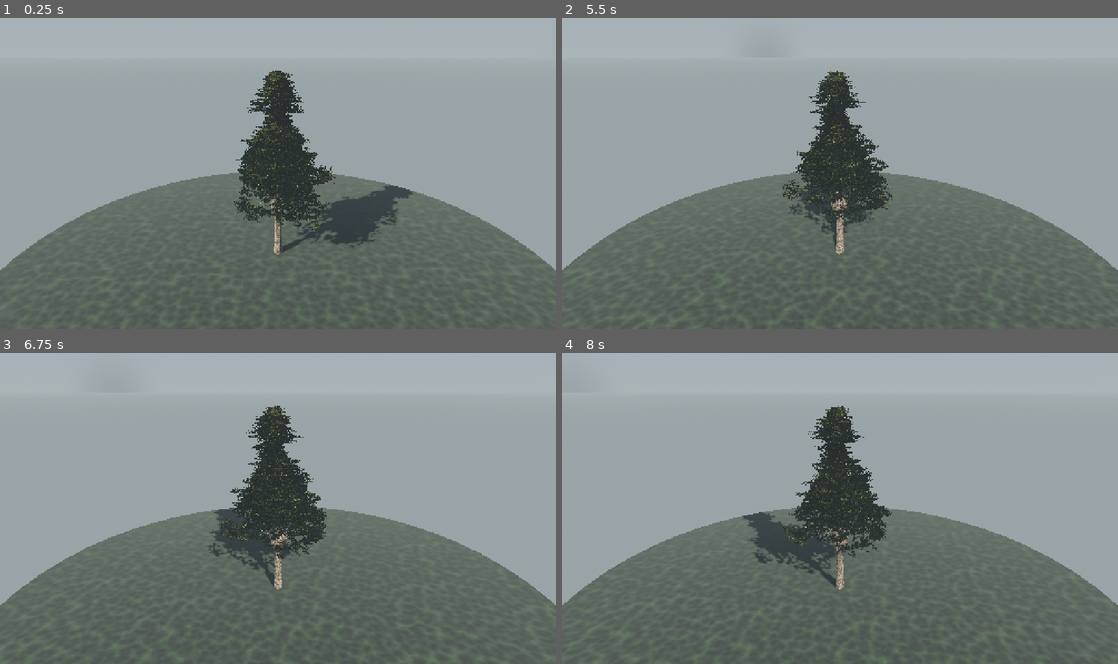
Above: before the commit, frames 1-4 (two rows, left to right).
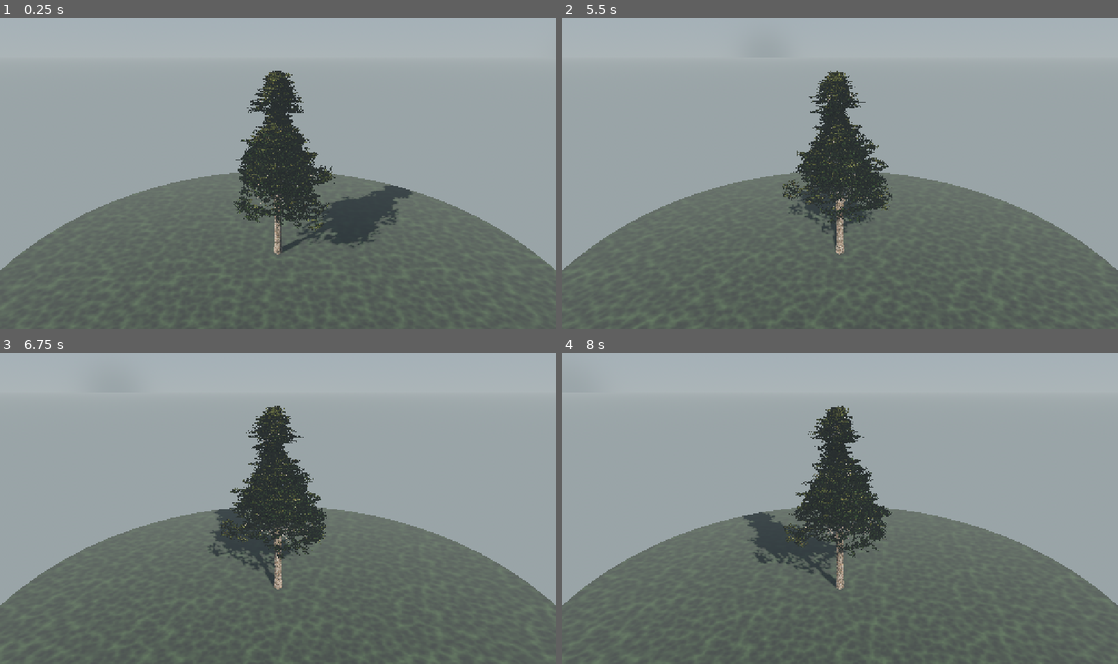
Above: after the commit, the same moments.

Repository: mehmetdem2005/Acik-dunya_oyun
Game: Godot game, scene res://scenes/world/pine_tree_scene.tscn
Same seed, same stepped clock (60 frames per second), same inputs: the game is played once before the commit and once after it. This scene is started directly instead of the project's main scene.
Inputs (mouse positions are in pixels of both pictures, inside the frame that each line leads up to):
- Up to frame 1 (0.25 s): no input
- Up to frame 2 (5.5 s): move the mouse to (962, 157) at 0.52 s; hold D 0.53-1.25 s; hold Shift 0.53-1.25 s; click (962, 157) at 0.67 s; tap Space at 0.77, 3.77 s; drag from (728, 189) to (812, 235) at 1.27 s; move the mouse to (895, 105) at 2.02 s; hold D 2.03-2.75 s; hold Shift 2.03-2.75 s; drag from (812, 235) to (673, 126) at 2.77 s; move the mouse to (1006, 220) at 3.52 s; hold A 3.53-4.25 s; hold Shift 3.53-4.25 s; drag from (673, 126) to (756, 95) at 4.27 s; move the mouse to (867, 173) at 5.02 s; hold S from 5.03 s (still down); hold Shift from 5.03 s (still down); click (867, 173) at 5.17 s
- Up to frame 3 (6.75 s): release S at 5.75 s; release Shift at 5.75 s; drag from (194, 430) to (166, 524) at 5.77 s; move the mouse to (400, 492) at 6.52 s; hold W from 6.53 s (still down); hold Shift from 6.53 s (still down)
- Up to frame 4 (8 s): tap Space at 6.77 s; release W at 7.25 s; release Shift at 7.25 s; drag from (728, 524) to (812, 570) at 7.27 s

The runs differ from the first frame. In frame 1, less than 0.1% of the frame differs, in the area x 48-60%, y 27-71%; in frame 2, 0.1%, in the area x 47-52%, y 27-69%; in frame 3, less than 0.1%; in frame 4, less than 0.1%.

Commit message:
Kavşak ince ayar: yöne-dönük tümsek + yaka aşırıydı -> gövde topaklanması giderildi
Godot'u bu ortama kurup (Xvfb + yazılım GL) sahneyi kendim render edip
gördüm: a28d530'daki burl (br*1.7) + yaka (r0*1.5,^2.4) çok güçlüydü,
gövde "eriyen mum/patates" gibi topaklanıyordu (regresyon).
- Tümsek: br*1.7 -> br*0.45, yön maskesi smoothstep(-0.15..) ->
  pow(max(cos),0)^3 (yalnız dalın baktığı dar sektör).
- Yaka: r0*1.5 ^2.4 -> r0*0.6 ^2.0 (yumuşak).
Sonuç (self-render ile doğrulandı): gövde temiz/inandırıcı, kavşak
dallar foliage'la doğal örtülüyor; silüet konik. Çubuk/blob gitti.

https://claude.ai/code/session_01SAupt6yXBr9DzE6Ykd1e1F

Diff:
--- a/mouse_open_world_clean_project/scripts/world/pine/pine_mesh.gd
+++ b/mouse_open_world_clean_project/scripts/world/pine/pine_mesh.gd
@@ -120,8 +120,8 @@
 		elif lvl == 1 and not bool(stem.get("is_root", false)):
 			# Dal-gövde YAKASI: dipte yumuşak şişme + hızlı incelme ->
 			# dal gövdeye saplanmış çubuk değil, organik bağlanır.
-			rad0 += r0 * 1.5 * pow(maxf(1.0 - f0 * 4.5, 0.0), 2.4)
-			rad1 += r0 * 1.5 * pow(maxf(1.0 - f1 * 4.5, 0.0), 2.4)
+			rad0 += r0 * 0.6 * pow(maxf(1.0 - f0 * 5.0, 0.0), 2.0)
+			rad1 += r0 * 0.6 * pow(maxf(1.0 - f1 * 5.0, 0.0), 2.0)
 		# Per-side payanda lobu (yalnız govde; dipte guclu, yukari soner).
 		var lobe0: float = (flare_l * pow(maxf(1.0 - f0 * 4.0, 0.0), 2.0)) if lvl == 0 else 0.0
 		var lobe1: float = (flare_l * pow(maxf(1.0 - f1 * 4.0, 0.0), 2.0)) if lvl == 0 else 0.0
@@ -151,10 +151,10 @@
 						var br: float = azs[bz * 3 + 2]
 						var fz0: float = (f0 - bh) / 0.055
 						var fz1: float = (f1 - bh) / 0.055
-						var g0: float = exp(-fz0 * fz0) * br * 1.7
-						var g1: float = exp(-fz1 * fz1) * br * 1.7
-						var s0a: float = smoothstep(-0.15, 1.0, cos(a0 - ba))
-						var s1a: float = smoothstep(-0.15, 1.0, cos(a1 - ba))
+						var g0: float = exp(-fz0 * fz0) * br * 0.45
+						var g1: float = exp(-fz1 * fz1) * br * 0.45
+						var s0a: float = pow(maxf(cos(a0 - ba), 0.0), 3.0)
+						var s1a: float = pow(maxf(cos(a1 - ba), 0.0), 3.0)
 						r00 += g0 * s0a
 						r10 += g0 * s1a
 						r01 += g1 * s0a
